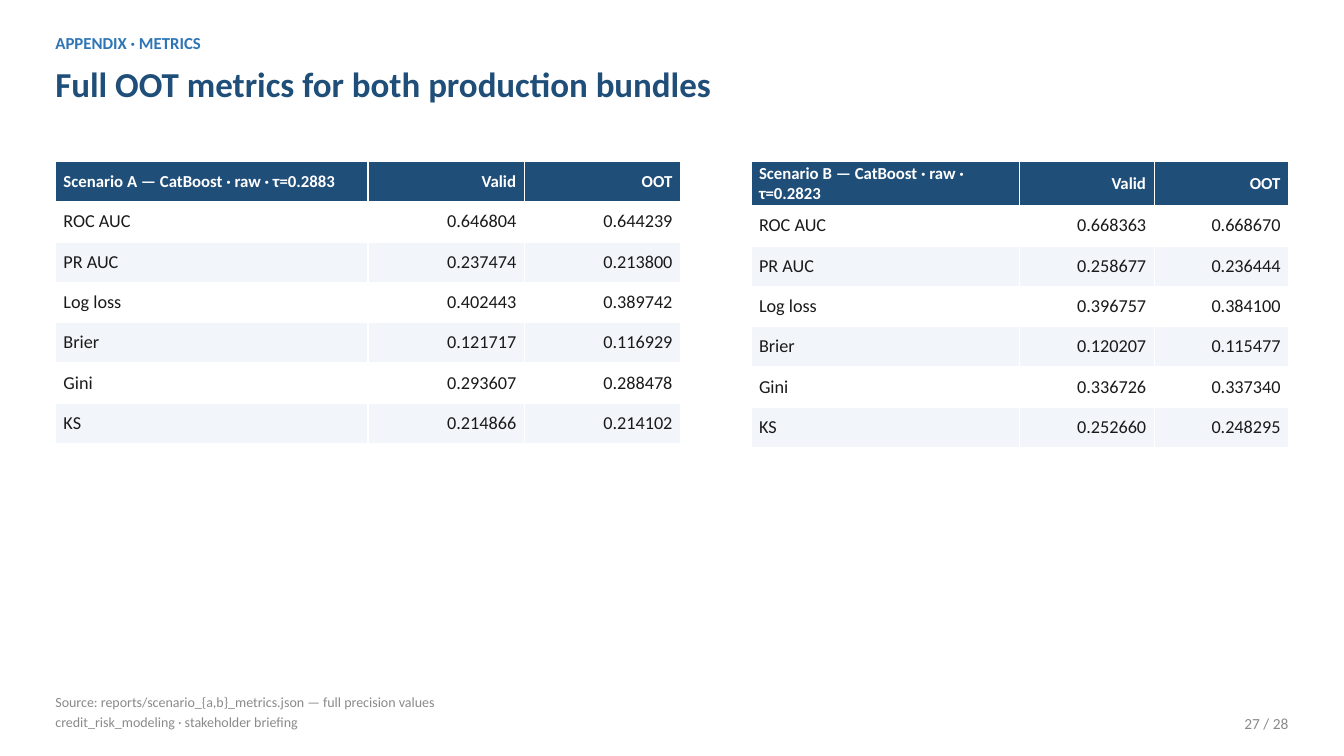
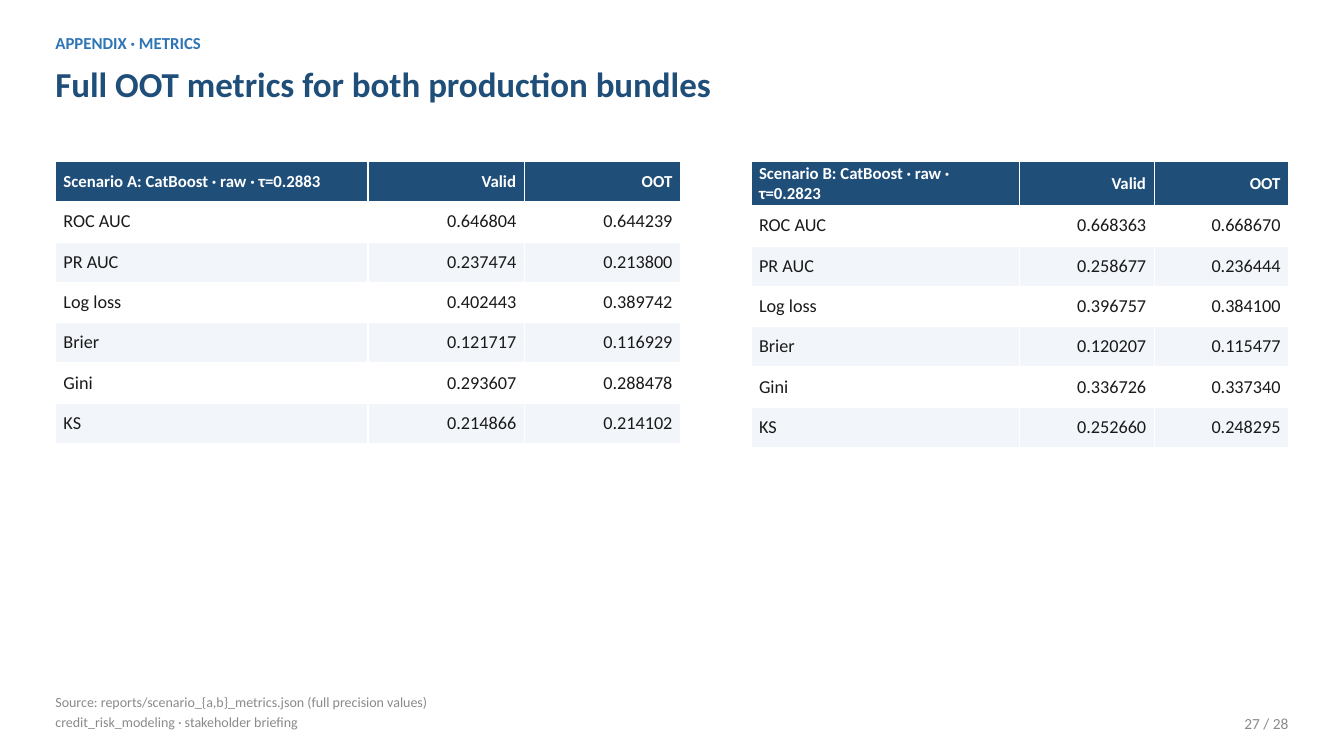
Before and after one commit to tommyalba/credit_risk_idx-partners, a slide deck: slide 27 of presentations/stakeholder_deck.pptx. Drawn at 1344x756 pixels with LibreOffice and Linux fonts; fonts in the diff are those of the drawing. Boxes give left, top, right and bottom in pixels: in the first picture for what was removed or moved away, otherwise in the second. Text is boxed around its words. In the diff, an @@ line names an element or a change of style, - is before the commit and + after.

```diff
--- a/presentations/stakeholder_deck.pptx
+++ b/presentations/stakeholder_deck.pptx
@@ table at <box>55,161,681,444</box> @@
-row 1, column 1: Scenario A — CatBoost · raw · τ=0.2883
+row 1, column 1: Scenario A: CatBoost · raw · τ=0.2883
@@ table at <box>751,161,1289,444</box> @@
-row 1, column 1: Scenario B — CatBoost · raw · τ=0.2823
+row 1, column 1: Scenario B: CatBoost · raw · τ=0.2823
@@ text at <box>55,697,427,709</box>: text changed @@
-Source: reports/scenario_{a,b}_metrics.json — full precision values
+Source: reports/scenario_{a,b}_metrics.json (full precision values)
```
Also in this commit, not shown: 23 other slides changed, 2 other files.
